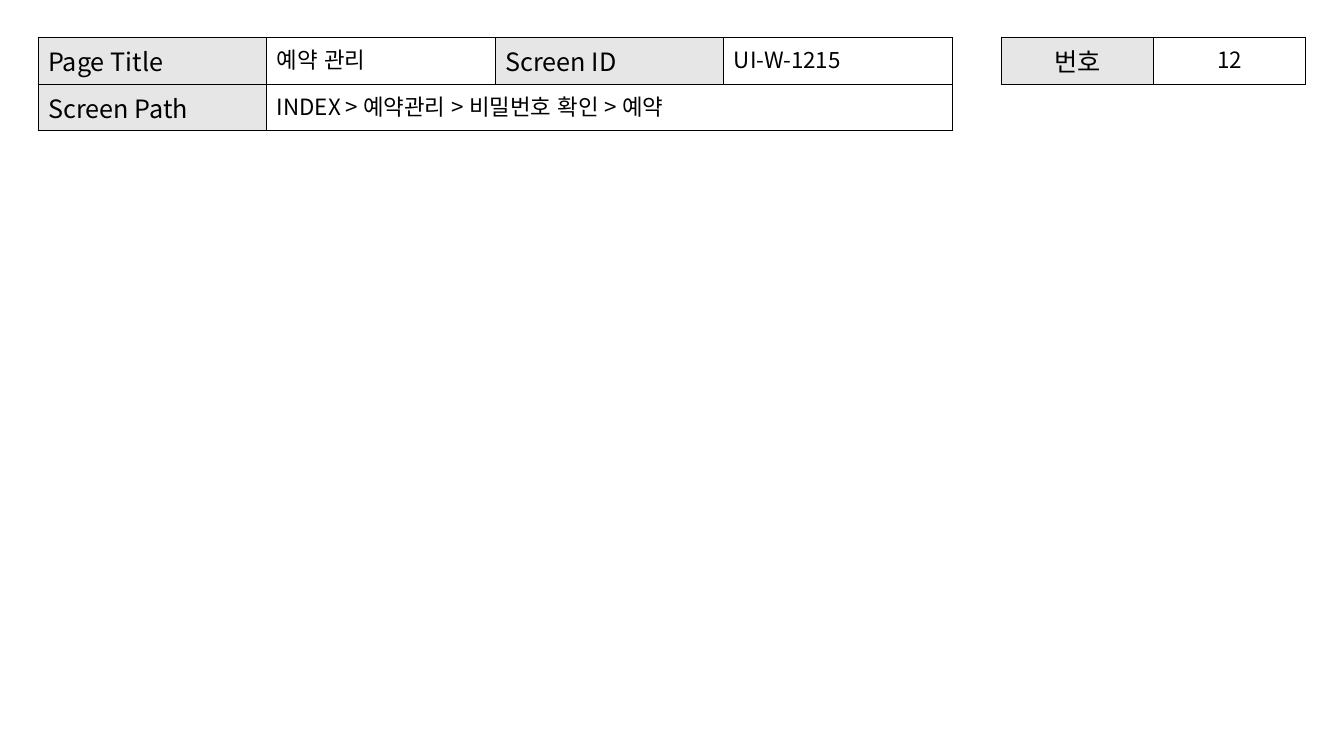
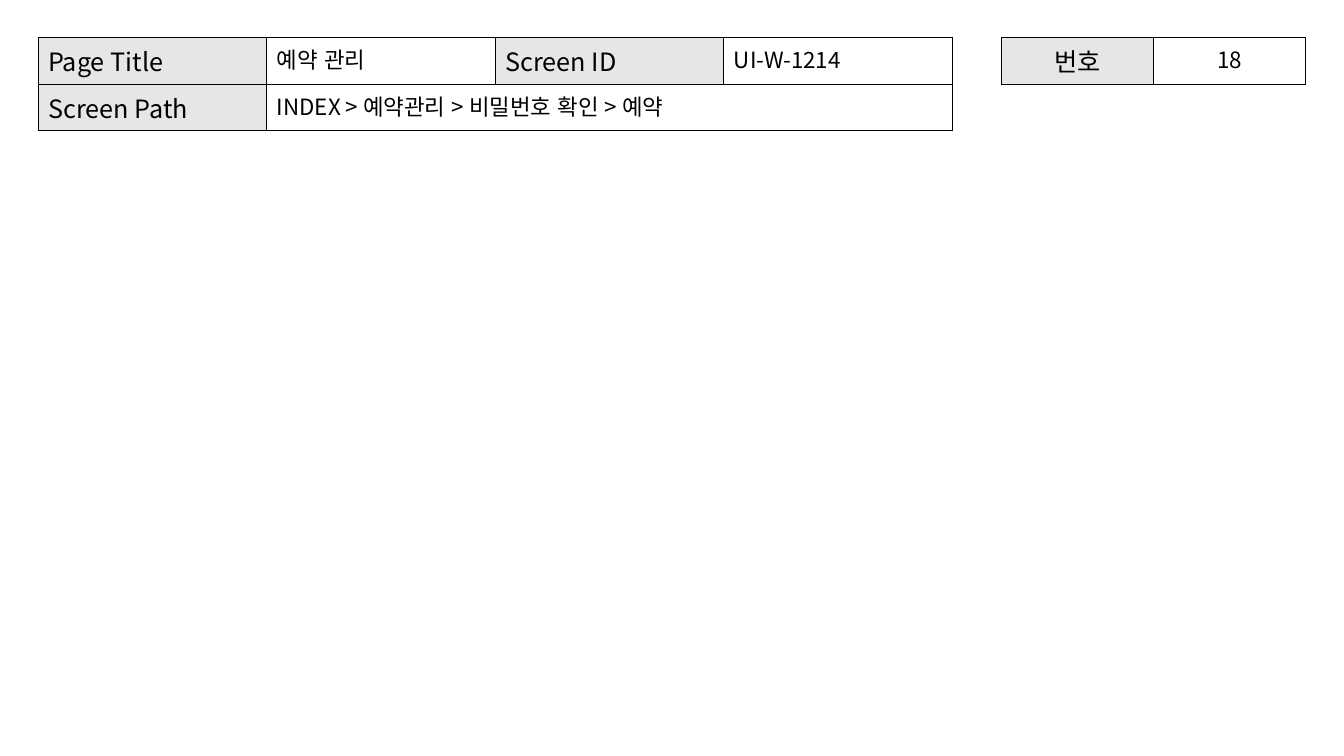
Before and after one commit to Shimcoding/AnywhereBnb, a slide deck: slide 38 of 제주관광비앤비_프로젝트.pptx (slide 30 before the commit). Drawn at 1344x756 pixels with LibreOffice and Linux fonts; fonts in the diff are those of the drawing. Boxes give left, top, right and bottom in pixels: in the first picture for what was removed or moved away, otherwise in the second. Text is boxed around its words. In the diff, an @@ line names an element or a change of style, - is before the commit and + after.

```diff
--- a/제주관광비앤비_프로젝트.pptx
+++ b/제주관광비앤비_프로젝트.pptx
@@ table at box(38, 37, 954, 123) @@
-row 1, column 4: UI-W-1215
+row 1, column 4: UI-W-1214
@@ table at box(1002, 37, 1307, 79) @@
-row 1, column 2: 12
+row 1, column 2: 18
```
Also in this commit, not shown: 14 other slides changed, 8 slides added, 3 other files.
